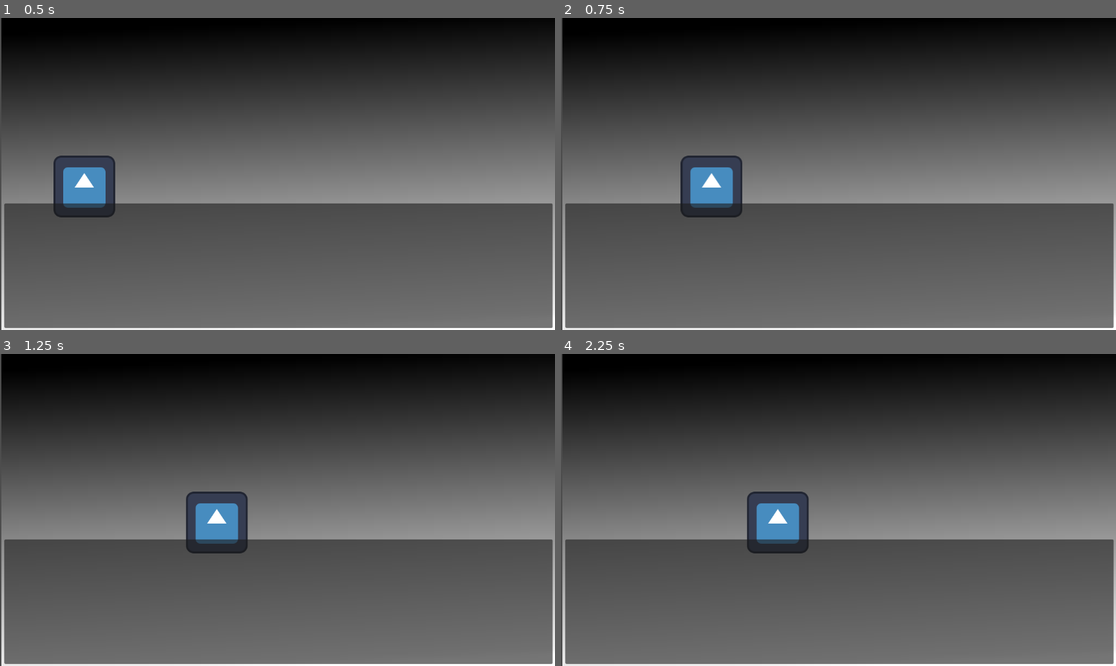
Above: before the commit, frames 1-4 (two rows, left to right).
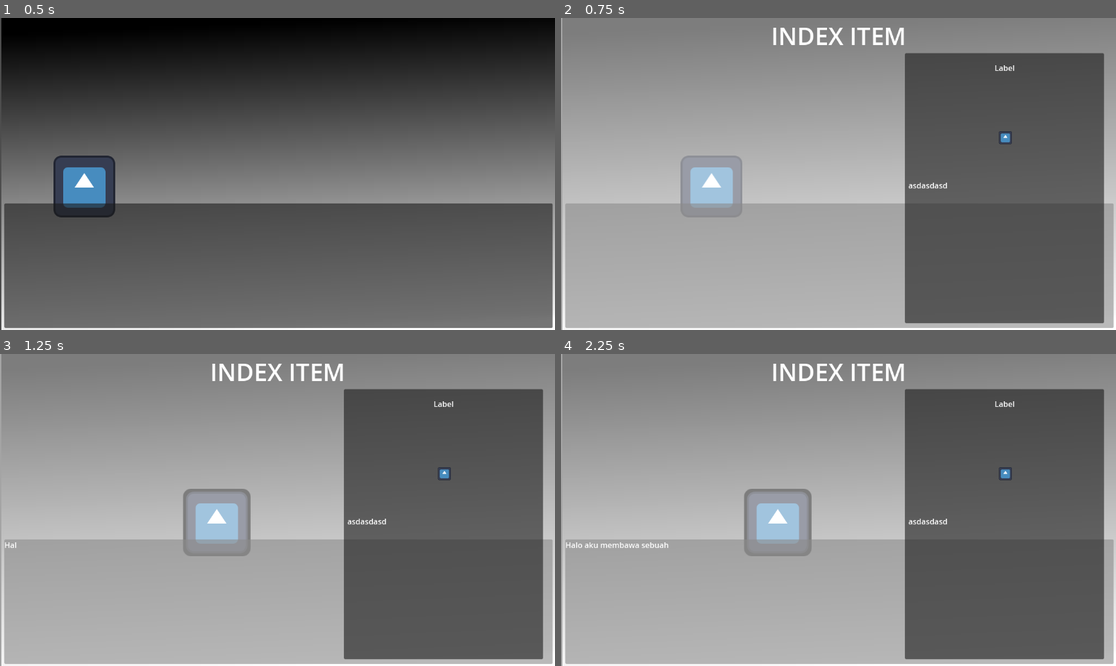
Above: after the commit, the same moments.

Repository: Valonekiil/Mystrade
Game: Godot game, scene res://main.tscn
The game is run twice, just before and just after one commit, with the same random seed, the same clock (stepped at 60 frames per second) and the same inputs. The project has no main scene, so this scene is started directly. The engine's default icon, where the game draws it, is replaced by a stand-in: a white triangle on a blue panel in a dark square.
Inputs:
- Up to frame 1 (0.5 s): no input
- Up to frame 2 (0.75 s): hold Up from 0.53 s (still down); hold Tab from 0.53 s (still down)
- Up to frame 3 (1.25 s): keep holding Up; keep holding Tab; tap Space at 0.77, 0.8, 1.07 s
- Up to frame 4 (2.25 s): release Up at 1.28 s; release Tab at 1.28 s; hold Down 1.28-2.03 s; tap Space at 1.35, 1.52, 1.82 s; tap Tab at 1.55 s; hold Up from 2.03 s (still down); hold Tab from 2.03 s (still down)

Frame 1 is identical in both runs. In frame 2, 77% of the frame differs, in the area x 0-100%, y 0-100%; in frame 3, 77%; in frame 4, 77%.

Commit message:
wes mari kabeh haruse mekanik + contoh

Diff:
--- /dev/null
+++ b/Asset/Batang_Stick_99.tres
@@ -0,0 +1,27 @@
+[gd_resource type="Resource" script_class="Item_Base" load_steps=7 format=3 uid="uid://c51cyq0567fk2"]
+
+[ext_resource type="Script" uid="uid://brssmk53kkvjl" path="res://Script/resource/convo.gd" id="1_fm7p6"]
+[ext_resource type="Script" uid="uid://dvc827phsimkt" path="res://Script/resource/dialogue.gd" id="2_ddjeg"]
+[ext_resource type="Script" uid="uid://3rtp0wmg68su" path="res://Script/resource/Item_Source.gd" id="2_wjhp4"]
+[ext_resource type="Texture2D" uid="uid://ch80w0t5ra34" path="res://Asset/Batang.png" id="3_ddjeg"]
+
+[sub_resource type="Resource" id="Resource_qrh3l"]
+script = ExtResource("2_ddjeg")
+lines = ["Haloo aku dengar kamu adalah orang yang menghargai barang - barang penting yang berharga dan penuh dengan kisah", "Barang ku mungkin terlihat remeh karena ini terlihat seperti tongkat kayu biasa, tetapi ini dulunya adalah tongkat kayu terkuat dalam semesta ini", "Sampai para dewa murka dan tidak mau menerima eksistensi benda ini lalu mereka akhirnya membuat pengorbanan dan menyegel beberapa kekuatannya", "menurutku barang in sekarang berharga 500 gold, tetapi jika kau bisa membuka segelnya maka nilainya akan naik secara eksponensial. bagaimana menurutmu?"]
+metadata/_custom_type_script = "uid://dvc827phsimkt"
+
+[sub_resource type="Resource" id="Resource_eboce"]
+script = ExtResource("1_fm7p6")
+convo = SubResource("Resource_qrh3l")
+onetime = true
+metadata/_custom_type_script = "uid://brssmk53kkvjl"
+
+[resource]
+script = ExtResource("2_wjhp4")
+name = "99+ Batang Kayu "
+scaling = 10
+sprite = ExtResource("3_ddjeg")
+worth = 2000
+desc = "Ini adalah batang kayu terkuat dalam semesta yang telah di segel oleh para heavenly being karena terlalu berbahaya jika sampai ke tangan yang salah"
+dialogue = Array[ExtResource("1_fm7p6")]([SubResource("Resource_eboce")])
+metadata/_custom_type_script = "uid://3rtp0wmg68su"
--- /dev/null
+++ b/Scene/Item_Slot.tscn
@@ -0,0 +1,26 @@
+[gd_scene load_steps=2 format=3 uid="uid://erwwj620s7i1"]
+
+[ext_resource type="Script" uid="uid://y6l6olvsfhyn" path="res://Script/item_slot.gd" id="1_i7sho"]
+
+[node name="Item_Slot" type="Button"]
+custom_minimum_size = Vector2(100, 100)
+offset_right = 100.0
+offset_bottom = 100.0
+script = ExtResource("1_i7sho")
+
+[node name="Panel" type="Panel" parent="."]
+self_modulate = Color(0, 0, 0, 1)
+layout_mode = 1
+anchors_preset = 15
+anchor_right = 1.0
+anchor_bottom = 1.0
+grow_horizontal = 2
+grow_vertical = 2
+
+[node name="TextureRect" type="TextureRect" parent="."]
+layout_mode = 0
+offset_right = 40.0
+offset_bottom = 40.0
+
+[connection signal="focus_entered" from="." to="." method="_on_focus_entered"]
+[connection signal="focus_exited" from="." to="." method="_on_focus_exited"]
--- /dev/null
+++ b/Scene/state_manager.tscn
@@ -0,0 +1,77 @@
+[gd_scene load_steps=18 format=3 uid="uid://gph1my0tfk3d"]
+
+[ext_resource type="Script" uid="uid://d3aambh568mck" path="res://Script/autoload/state_manager.gd" id="1_2g078"]
+[ext_resource type="Script" uid="uid://3rtp0wmg68su" path="res://Script/resource/Item_Source.gd" id="2_x8kip"]
+[ext_resource type="Resource" uid="uid://c51cyq0567fk2" path="res://Asset/Batang_Stick_99.tres" id="3_t6hoa"]
+[ext_resource type="Script" uid="uid://brssmk53kkvjl" path="res://Script/resource/convo.gd" id="4_6nywu"]
+[ext_resource type="Script" uid="uid://dvc827phsimkt" path="res://Script/resource/dialogue.gd" id="5_v7srd"]
+[ext_resource type="Texture2D" uid="uid://wiwho3l68x7v" path="res://Asset/Batu.png" id="6_jprqc"]
+[ext_resource type="Texture2D" uid="uid://cudg5v8sjvbcv" path="res://Asset/Batang_Hijau.png" id="7_6nywu"]
+[ext_resource type="Texture2D" uid="uid://dg30ouw4v3ddg" path="res://Asset/Buah.png" id="8_6nywu"]
+
+[sub_resource type="Resource" id="Resource_1yeup"]
+script = ExtResource("5_v7srd")
+lines = ["Halo, sepertinya aku menemukan batu yang keren, apakah kamu mau membelinya?", "Harganya 50 gold, tetapi mungkin uangmu kurang sedikit aku bisa menerimya."]
+metadata/_custom_type_script = "uid://dvc827phsimkt"
+
+[sub_resource type="Resource" id="Resource_3xrix"]
+script = ExtResource("4_6nywu")
+convo = SubResource("Resource_1yeup")
+onetime = true
+metadata/_custom_type_script = "uid://brssmk53kkvjl"
+
+[sub_resource type="Resource" id="Resource_um6rr"]
+script = ExtResource("2_x8kip")
+name = "Batu"
+scaling = 0
+sprite = ExtResource("6_jprqc")
+worth = 100
+desc = "Hanya sebuah batu biasa yang banyak di jumpai di pinggir jalan dan sungai"
+dialogue = Array[ExtResource("4_6nywu")]([SubResource("Resource_3xrix")])
+metadata/_custom_type_script = "uid://3rtp0wmg68su"
+
+[sub_resource type="Resource" id="Resource_jprqc"]
+script = ExtResource("5_v7srd")
+lines = ["Halo aku membawa sebuah barang yang sangat langka dan mahal, sebuah barang yang digandrungi oleh para telinga runcing.", "Aku ingin menjual ranting ini, karena aku tidak bisa menampung kekuatan alam miliknya yang terlalu kuat untuk ku serap.", "Belilah dengan harga 800"]
+metadata/_custom_type_script = "uid://dvc827phsimkt"
+
+[sub_resource type="Resource" id="Resource_sbjcs"]
+script = ExtResource("4_6nywu")
+convo = SubResource("Resource_jprqc")
+onetime = true
+metadata/_custom_type_script = "uid://brssmk53kkvjl"
+
+[sub_resource type="Resource" id="Resource_pdkr1"]
+script = ExtResource("2_x8kip")
+name = "Ranting pohon dunia"
+scaling = 5
+sprite = ExtResource("7_6nywu")
+worth = 500
+desc = "Sebuah ranting yang jatuh dari pohon dunia, yang penuh dengan energi alam"
+dialogue = Array[ExtResource("4_6nywu")]([SubResource("Resource_sbjcs")])
+metadata/_custom_type_script = "uid://3rtp0wmg68su"
+
+[sub_resource type="Resource" id="Resource_v7srd"]
+script = ExtResource("5_v7srd")
+lines = ["Heiiii aku punya barang keramat, tolong belilah barang ini, aku tidak sudi membawanya"]
+metadata/_custom_type_script = "uid://dvc827phsimkt"
+
+[sub_resource type="Resource" id="Resource_t5xpa"]
+script = ExtResource("4_6nywu")
+convo = SubResource("Resource_v7srd")
+onetime = true
+metadata/_custom_type_script = "uid://brssmk53kkvjl"
+
+[sub_resource type="Resource" id="Resource_xovtb"]
+script = ExtResource("2_x8kip")
+name = "Buah Kuldi"
+scaling = 0
+sprite = ExtResource("8_6nywu")
+worth = 100
+desc = "Ini buah keramat yang membuat kita terusir dari surga dan harus hidup sengsara di bumi"
+dialogue = Array[ExtResource("4_6nywu")]([SubResource("Resource_t5xpa")])
+metadata/_custom_type_script = "uid://3rtp0wmg68su"
+
+[node name="state_manager" type="Node"]
+script = ExtResource("1_2g078")
+items = Array[ExtResource("2_x8kip")]([ExtResource("3_t6hoa"), SubResource("Resource_um6rr"), SubResource("Resource_pdkr1"), SubResource("Resource_xovtb")])
--- /dev/null
+++ b/Scene/test.tscn
@@ -0,0 +1,11 @@
+[gd_scene load_steps=3 format=3 uid="uid://boeaadh1voiek"]
+
+[ext_resource type="Texture2D" uid="uid://ch80w0t5ra34" path="res://Asset/Batang.png" id="1_o6ksy"]
+[ext_resource type="Script" uid="uid://dagi2b2r6hvbu" path="res://Script/test_img_manip.gd" id="2_vrsyt"]
+
+[node name="TextureRect" type="TextureRect"]
+modulate = Color(0.992157, 0.756863, 0, 1)
+offset_right = 100.0
+offset_bottom = 100.0
+texture = ExtResource("1_o6ksy")
+script = ExtResource("2_vrsyt")
--- /dev/null
+++ b/Script/autoload/state_manager.gd
@@ -0,0 +1,27 @@
+extends Node
+
+signal show_item(item:Item_Base)
+@export var items:Array[Item_Base]
+var unlocked_items: Array[Item_Base] = []
+
+func register_item(item: Item_Base):
+	if not items.has(item):
+		items.append(item)
+
+func unlock_item(item_name: String):
+	for item in items:
+		if item.name == item_name:
+			item.unlocked = true
+			if not unlocked_items.has(item):
+				unlocked_items.append(item)
+			break
+
+func get_unlocked_items() -> Array[Item_Base]:
+	return unlocked_items.duplicate()
+
+func get_locked_items() -> Array[Item_Base]:
+	var locked = []
+	for item in items:
+		if not item.unlocked:
+			locked.append(item)
+	return locked
--- a/Script/customer_base.gd
+++ b/Script/customer_base.gd
@@ -13,9 +13,30 @@
 	twin.finished.connect(on_stand_point)
 
 func on_stand_point():
-	print("aku siap")
-	await get_tree().create_timer(2).timeout
+	#var tween = create_tween()
+	#tween.tween_property(self, "self_modulate", Color(1.5, 1.5, 1.0), 0.2)
+	#tween.tween_property(self, "self_modulate", Color.WHITE, 1)
+	#tween.set_loops()
+	var outline = Sprite2D.new()
+	outline.texture = load("res://icon.svg")
+	outline.modulate = Color(0, 0, 0)  # Cyan outline
+	outline.show_behind_parent = true
+	outline.scale = self.scale * 1.1
+	self.add_child(outline)
+	get_tree().current_scene.cur_cus = self
+	print(get_tree().current_scene.cur_cus)
+
+func show_item():
+	var item = TextureRect.new()
+
+
+func get_the_hell_out():
 	var twin:Tween = create_tween()
 	twin.tween_property(self,"global_position", spawn.global_position, 1)
 	twin.set_ease(Tween.EASE_OUT)
 	twin.set_trans(Tween.TRANS_BACK)
+	await  twin.finished
+	queue_free()
+	get_tree().current_scene.cur_cus = null
+	if get_tree().current_scene.cur_cus:
+		print("lah kok onok")
--- a/Script/dialogue_handler.gd
+++ b/Script/dialogue_handler.gd
@@ -1,9 +1,9 @@
 extends Node
 
-var tween
-@onready var DialogueBox #= $Panel
-@onready var Dialogue #= $Panel/Label
+@onready var DialogueBox = $Panel
+@onready var Dialogue = $Panel/Label
 @onready var timer #= $Timer
+@onready var kamus = %Item_Index
 
 var dialogue_to_me = [
 	"Halo diriku yang ada disana?",
@@ -11,18 +11,22 @@
 	"Berdoalah dia tetap memilikinya",
 	"otherwise it's all useless"
 ]
+var trading:bool
+var is_talking:bool
 var ftime:bool = true
 var dialogue_conv = []
 var dialogue_index = 0
 var dialogue_finished:bool = false
 var dialogue_stopper = 0
 var convo:Dialog_Convo
+var conversations: Array[Convo_Res]
+var cur_conv:int = 0
 
 func _ready():
 	#Dialogue.rect_global_position = Vector2(-13,700)
 	#Dialogue.visible = false
 	#$Timer.timeout.connect(on_timer_timeout)
-	pass
+	kamus.visible = false
 
 func load_dialogue(index:Dialog_Convo):
 	if ftime:
@@ -32,37 +36,74 @@
 		ftime = false
 		get_tree().paused = true
 		#GlobalSignal.impaused = true
-
-
+	DialogueBox.show()
 	Dialogue.visible = true
 	if dialogue_index < dialogue_conv.size():
+		is_talking = true
 		print("dialog ke " + str(dialogue_index))
 		dialogue_finished = false
 		Dialogue.text = dialogue_conv[dialogue_index]
 		Dialogue.visible_ratio = 0
-		tween = create_tween()
+		var duration = Dialogue.text.length() * 0.05
+		var tween = create_tween()
 		tween.connect("finished",self.on_tween_finished)
-		tween.tween_property(Dialogue, "visible_ratio", 1, 1).set_trans(Tween.TRANS_LINEAR).set_ease(Tween.EASE_IN_OUT)
+		tween.tween_property(Dialogue, "visible_ratio", 1, duration).set_trans(Tween.TRANS_LINEAR).set_ease(Tween.EASE_IN_OUT)
 		tween.play()
+		await tween.finished
 	else :
 		print("dialog ended")
+		trading = true
 		Dialogue.visible = false
-		DialogueBox.dial_hide()
+		DialogueBox.hide()
 		dialogue_index = -1
 		convo = null
 		dialogue_stopper = 0
 		ftime = true
 		get_tree().paused = false
+		is_talking = false
 		#GlobalSignal.impaused = false
 	dialogue_index += 1
 
+func _unhandled_input(event: InputEvent) -> void:
+	if Input.is_key_pressed(KEY_SPACE) and !trading:
+		if is_talking and dialogue_finished:
+			next_dialogue()
+		elif get_tree().current_scene.cur_cus != null and !is_talking:
+			conversations = get_tree().current_scene.cur_cus.item.dialogue
+			talking()
+			print("tinggal konek gas")
+		else:
+			print("nt")
+	if Input.is_key_pressed(KEY_UP) and trading:
+		if get_tree().current_scene.cur_cus != null:
+			print("anda membeli barangnya dan mendapatkan " + get_tree().current_scene.cur_cus.item.name)
+			StateManager.unlock_item(get_tree().current_scene.cur_cus.item.name)
+			get_tree().current_scene.cur_cus.get_the_hell_out()
+			trading = false
+	if Input.is_key_pressed(KEY_DOWN) and trading:
+		if get_tree().current_scene.cur_cus != null:
+			print("anda tidak membeli barangnya dan kehilangan  " + get_tree().current_scene.cur_cus.item.name)
+			get_tree().current_scene.cur_cus.get_the_hell_out()
+			trading = false
+	if Input.is_key_pressed(KEY_TAB):
+		kamus.visible = !kamus.visible
+
 func on_tween_finished():
 	dialogue_finished = true
-	$Timer.start()
 
-
-func on_timer_timeout():
-	print("conv done")
+func talking():
+	for conversation in conversations:
+		if conversation.convo != null:
+			if conversation.onetime && !conversation.done:
+				conversation.done = true
+				cur_conv = conversations.find(conversation) + 1
+				load_dialogue(conversation.convo)
+			elif !conversation.done:
+				cur_conv += conversations.find(conversation)
+				load_dialogue(conversation.convo)
+		print("ngobrol ")
+	print("gak ada topik lagi")
+	return null
 
 func next_dialogue() -> void:
 	load_dialogue(convo)
--- /dev/null
+++ b/Script/item_index_menu.gd
@@ -0,0 +1,42 @@
+extends ColorRect
+
+@onready var Slot:PackedScene = load("res://Scene/Item_Slot.tscn")
+@onready var Slot_Con:GridContainer = $GridContainer
+@onready var Item_Img = $Panel/TextureRect
+@onready var Item_Name = $Panel/Label1
+@onready var Item_Desc = $Panel/Label2
+@onready var Item_Worth = $Panel/HBoxContainer/Label
+
+func _ready() -> void:
+	StateManager.show_item.connect(show_item)
+	visibility_changed.connect(_on_visibility_changed)
+
+func show_unlocked_item():
+	for v in Slot_Con.get_children():
+		v.queue_free()
+
+	var items = StateManager.get_unlocked_items()
+	for item in items:
+		var display:Item_Slot = Slot.instantiate()
+		display.item = item
+		Slot_Con.add_child(display)
+		display.sprite.texture = item.sprite
+
+func _on_visibility_changed():
+	if visible:
+		await get_tree().process_frame
+		show_unlocked_item()
+		await get_tree().process_frame
+		if Slot_Con.get_child_count() > 0:
+			Slot_Con.get_child(0).grab_focus.call_deferred()
+			print("haruse wes fokus")
+	else :
+		if get_viewport().gui_get_focus_owner():
+			get_viewport().gui_get_focus_owner().release_focus()
+			print("lose focus")
+
+func show_item(item:Item_Base):
+	Item_Name.text = item.name
+	Item_Desc.text = item.desc
+	Item_Worth.text = str(item.worth)
+	Item_Img.texture = item.sprite
--- /dev/null
+++ b/Script/item_slot.gd
@@ -0,0 +1,19 @@
+extends Button
+class_name Item_Slot
+
+@onready var darker = $Panel
+@onready var sprite:TextureRect = $TextureRect
+var item:Item_Base
+
+func _ready() -> void:
+	if item:
+		sprite.texture = item.sprite
+
+func _on_focus_entered() -> void:
+	darker.visible = false
+	StateManager.show_item.emit(item)
+	print("sekarang focus ke " + item.name )
+
+func _on_focus_exited() -> void:
+	darker.visible = true
+	print("sekarang focus keluar dari " + item.name )
--- a/Script/main.gd
+++ b/Script/main.gd
@@ -2,11 +2,21 @@
 
 @onready var Spawn = $Spawn
 @onready var Stand = $Stand
+var cur_cus:Customer
 
 func _ready() -> void:
+	spawn_costumer()
+
+
+func _on_timer_timeout() -> void:
+	if cur_cus == null:
+		spawn_costumer()
+
+func spawn_costumer():
 	var customer = Customer.new()
 	customer.texture = load("res://icon.svg")
 	customer.spawn = Spawn
 	customer.stand = Stand
 	customer.global_position = Spawn.global_position
+	customer.item = StateManager.items.pick_random()
 	self.add_child(customer)
--- a/Script/resource/Item_Source.gd
+++ b/Script/resource/Item_Source.gd
@@ -2,6 +2,9 @@
 class_name Item_Base
 
 @export var name:String
+@export_range(1, 10, 1) var scaling:int
 @export var sprite:CompressedTexture2D
 @export var worth:int
-@export var dialogue:Convo_Res
+@export_multiline var desc:String
+@export var dialogue:Array[Convo_Res]
+var unlocked:bool
--- /dev/null
+++ b/Script/test_img_manip.gd
@@ -0,0 +1,28 @@
+extends TextureRect
+
+func save_texture_with_modulate_resized():
+	if texture == null:
+		push_error("Texture is null!")
+		return
+
+	var original_image = texture.get_image()
+
+	var target_width = int(size.x)
+	var target_height = int(size.y)
+
+	var resized_image = Image.create(target_width, target_height, false, Image.FORMAT_RGBA8)
+
+	original_image.resize(target_width, target_height, Image.INTERPOLATE_LANCZOS)
+
+	for x in range(target_width):
+		for y in range(target_height):
+			var original_color = original_image.get_pixel(x, y)
+			var modulated_color = original_color * modulate
+			resized_image.set_pixel(x, y, modulated_color)
+
+	resized_image.save_png("res://texture_resized_with_modulate.png")
+	print("Resized texture saved!")
+
+func _ready() -> void:
+	await get_tree().process_frame
+	save_texture_with_modulate_resized()
--- a/main.tscn
+++ b/main.tscn
@@ -1,7 +1,9 @@
-[gd_scene load_steps=5 format=3 uid="uid://dexhfjkyfs76y"]
+[gd_scene load_steps=7 format=3 uid="uid://dexhfjkyfs76y"]
 
 [ext_resource type="Script" uid="uid://0ks2bdb1svah" path="res://Script/main.gd" id="1_1bvp3"]
 [ext_resource type="Script" uid="uid://b3fpq4cnimxik" path="res://Script/dialogue_handler.gd" id="1_ig7tw"]
+[ext_resource type="Script" uid="uid://u4nudam2bbsq" path="res://Script/item_index_menu.gd" id="3_lquwl"]
+[ext_resource type="Texture2D" uid="uid://d007fr00smds7" path="res://icon.svg" id="5_272bh"]
 
 [sub_resource type="Gradient" id="Gradient_7dm0k"]
 offsets = PackedFloat32Array(0, 0.982609, 1)
@@ -23,6 +25,7 @@
 [node name="CanvasLayer" type="CanvasLayer" parent="."]
 
 [node name="Dialogue_Manager" type="Node" parent="CanvasLayer"]
+process_mode = 3
 script = ExtResource("1_ig7tw")
 
 [node name="Panel" type="Panel" parent="CanvasLayer/Dialogue_Manager"]
@@ -45,9 +48,130 @@
 anchor_bottom = 1.0
 grow_horizontal = 2
 grow_vertical = 2
+autowrap_mode = 3
+
+[node name="Item_Index" type="ColorRect" parent="CanvasLayer"]
+unique_name_in_owner = true
+anchors_preset = 15
+anchor_right = 1.0
+anchor_bottom = 1.0
+grow_horizontal = 2
+grow_vertical = 2
+color = Color(1, 1, 1, 0.490196)
+script = ExtResource("3_lquwl")
+
+[node name="GridContainer" type="GridContainer" parent="CanvasLayer/Item_Index"]
+layout_mode = 1
+anchors_preset = 15
+anchor_right = 1.0
+anchor_bottom = 1.0
+offset_left = 19.0
+offset_top = 73.0
+offset_right = -458.0
+grow_horizontal = 2
+grow_vertical = 2
+theme_override_constants/h_separation = 15
+theme_override_constants/v_separation = 15
+columns = 6
+
+[node name="Label" type="Label" parent="CanvasLayer/Item_Index"]
+layout_mode = 1
+anchors_preset = 5
+anchor_left = 0.5
+anchor_right = 0.5
+offset_left = -140.5
+offset_top = 2.0
+offset_right = 140.5
+offset_bottom = 71.0
+grow_horizontal = 2
+theme_override_font_sizes/font_size = 50
+text = "INDEX ITEM"
+
+[node name="Panel" type="Panel" parent="CanvasLayer/Item_Index"]
+layout_mode = 1
+anchors_preset = 6
+anchor_left = 1.0
+anchor_top = 0.5
+anchor_right = 1.0
+anchor_bottom = 0.5
+offset_left = -438.0
+offset_top = -251.0
+offset_right = -25.0
+offset_bottom = 310.0
+grow_horizontal = 0
+grow_vertical = 2
+
+[node name="TextureRect" type="TextureRect" parent="CanvasLayer/Item_Index/Panel"]
+custom_minimum_size = Vector2(100, 100)
+layout_mode = 1
+anchors_preset = 5
+anchor_left = 0.5
+anchor_right = 0.5
+offset_left = -50.0
+offset_top = 56.0
+offset_right = 50.0
+offset_bottom = 156.0
+grow_horizontal = 2
+
+[node name="Label1" type="Label" parent="CanvasLayer/Item_Index/Panel"]
+layout_mode = 1
+anchors_preset = 5
+anchor_left = 0.5
+anchor_right = 0.5
+offset_left = -71.0
+offset_top = 19.0
+offset_right = 71.0
+offset_bottom = 42.0
+grow_horizontal = 2
+text = "Label"
+horizontal_alignment = 1
+autowrap_mode = 3
+
+[node name="Label2" type="Label" parent="CanvasLayer/Item_Index/Panel"]
+layout_mode = 1
+anchors_preset = 15
+anchor_right = 1.0
+anchor_bottom = 1.0
+offset_left = 7.0
+offset_top = 263.0
+offset_right = -8.0
+grow_horizontal = 2
+grow_vertical = 2
+text = "asdasdasd"
+autowrap_mode = 3
+
+[node name="HBoxContainer" type="HBoxContainer" parent="CanvasLayer/Item_Index/Panel"]
+layout_mode = 1
+anchors_preset = 8
+anchor_left = 0.5
+anchor_top = 0.5
+anchor_right = 0.5
+anchor_bottom = 0.5
+offset_left = -62.5
+offset_top = -118.5
+offset_right = 62.5
+offset_bottom = -91.5
+grow_horizontal = 2
+grow_vertical = 2
+alignment = 1
+
+[node name="Label" type="Label" parent="CanvasLayer/Item_Index/Panel/HBoxContainer"]
+layout_mode = 2
+
+[node name="TextureRect" type="TextureRect" parent="CanvasLayer/Item_Index/Panel/HBoxContainer"]
+layout_mode = 2
+texture = ExtResource("5_272bh")
+expand_mode = 3
 
 [node name="Spawn" type="Marker2D" parent="."]
 position = Vector2(-100, 350)
 
 [node name="Stand" type="Marker2D" parent="."]
 position = Vector2(450, 350)
+
+[node name="Timer" type="Timer" parent="."]
+wait_time = 3.0
+autostart = true
+
+[connection signal="draw" from="CanvasLayer/Item_Index" to="CanvasLayer/Item_Index" method="_on_draw"]
+[connection signal="timeout" from="Timer" to="." method="_on_timer_timeout"]
--- a/project.godot
+++ b/project.godot
@@ -14,6 +14,33 @@
 config/features=PackedStringArray("4.4", "Mobile")
 config/icon="res://icon.svg"
 
+[autoload]
+
+StateManager="*res://Scene/state_manager.tscn"
+
+[input]
+
+ui_focus_next={
+"deadzone": 0.5,
+"events": [Object(InputEventKey,"resource_local_to_scene":false,"resource_name":"","device":-1,"window_id":0,"alt_pressed":false,"shift_pressed":false,"ctrl_pressed":false,"meta_pressed":false,"pressed":false,"keycode":0,"physical_keycode":4194321,"key_label":0,"unicode":0,"location":0,"echo":false,"script":null)
+]
+}
+ui_focus_prev={
+"deadzone": 0.5,
+"events": [Object(InputEventKey,"resource_local_to_scene":false,"resource_name":"","device":-1,"window_id":0,"alt_pressed":false,"shift_pressed":false,"ctrl_pressed":false,"meta_pressed":false,"pressed":false,"keycode":0,"physical_keycode":4194319,"key_label":0,"unicode":0,"location":0,"echo":false,"script":null)
+]
+}
+ui_text_completion_replace={
+"deadzone": 0.5,
+"events": [Object(InputEventKey,"resource_local_to_scene":false,"resource_name":"","device":0,"window_id":0,"alt_pressed":false,"shift_pressed":false,"ctrl_pressed":false,"meta_pressed":false,"pressed":false,"keycode":4194309,"physical_keycode":0,"key_label":0,"unicode":0,"location":0,"echo":false,"script":null)
+, Object(InputEventKey,"resource_local_to_scene":false,"resource_name":"","device":0,"window_id":0,"alt_pressed":false,"shift_pressed":false,"ctrl_pressed":false,"meta_pressed":false,"pressed":false,"keycode":4194310,"physical_keycode":0,"key_label":0,"unicode":0,"location":0,"echo":false,"script":null)
+]
+}
+ui_text_indent={
+"deadzone": 0.5,
+"events": []
+}
+
 [rendering]
 
 renderer/rendering_method="mobile"
Binary file added: Asset/Batang.png
Not shown, added: Asset/Batang.png.import
Binary file added: Asset/Batang_Aqua.png
Not shown, added: Asset/Batang_Aqua.png.import
Binary file added: Asset/Batang_Bloody.png
Not shown, added: Asset/Batang_Bloody.png.import
Binary file added: Asset/Batang_Fairy.png
Not shown, added: Asset/Batang_Fairy.png.import
Binary file added: Asset/Batang_Hijau.png
Not shown, added: Asset/Batang_Hijau.png.import
Binary file added: Asset/Batang_Kayu.png
Not shown, added: Asset/Batang_Kayu.png.import
(and 18 more such lines)
